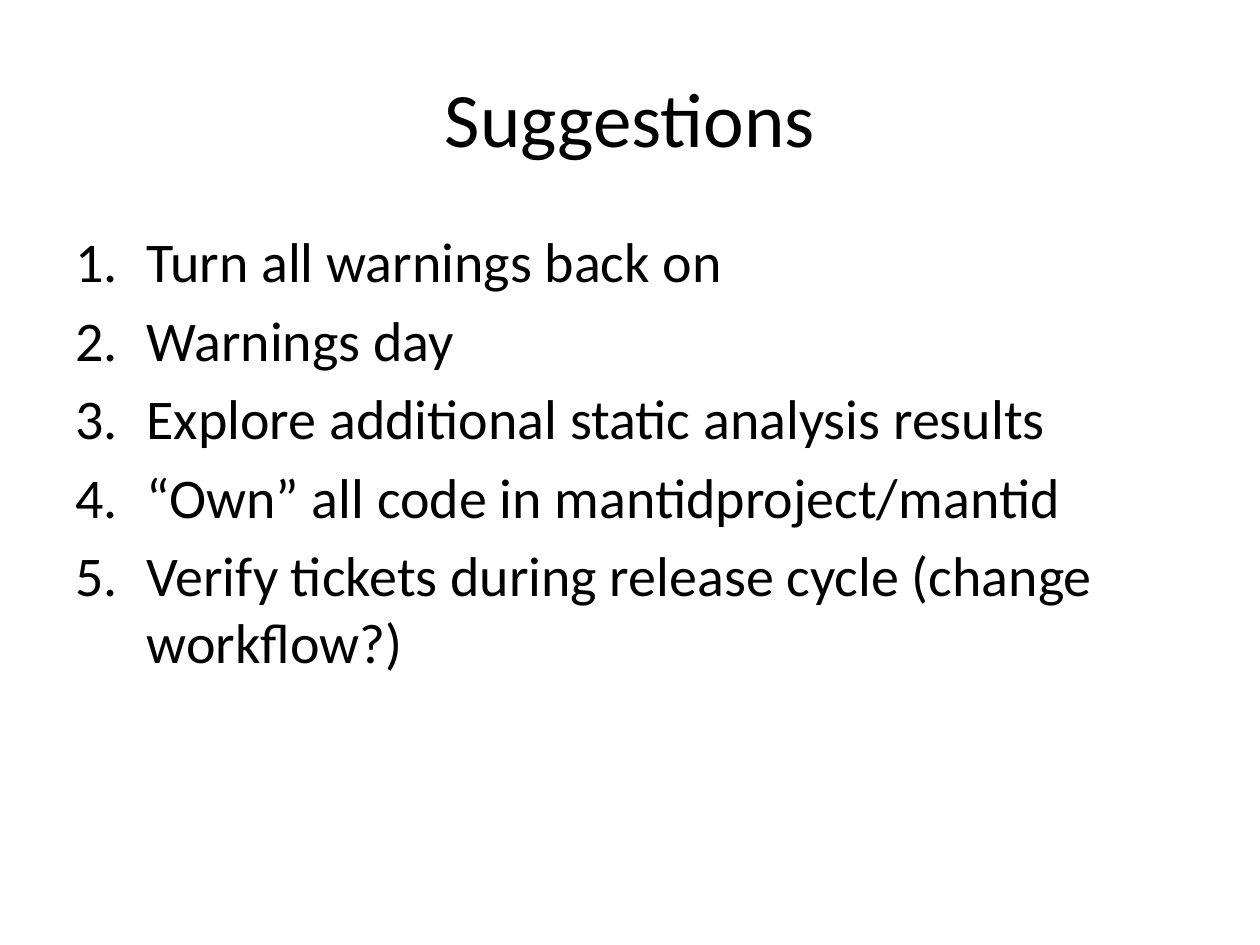
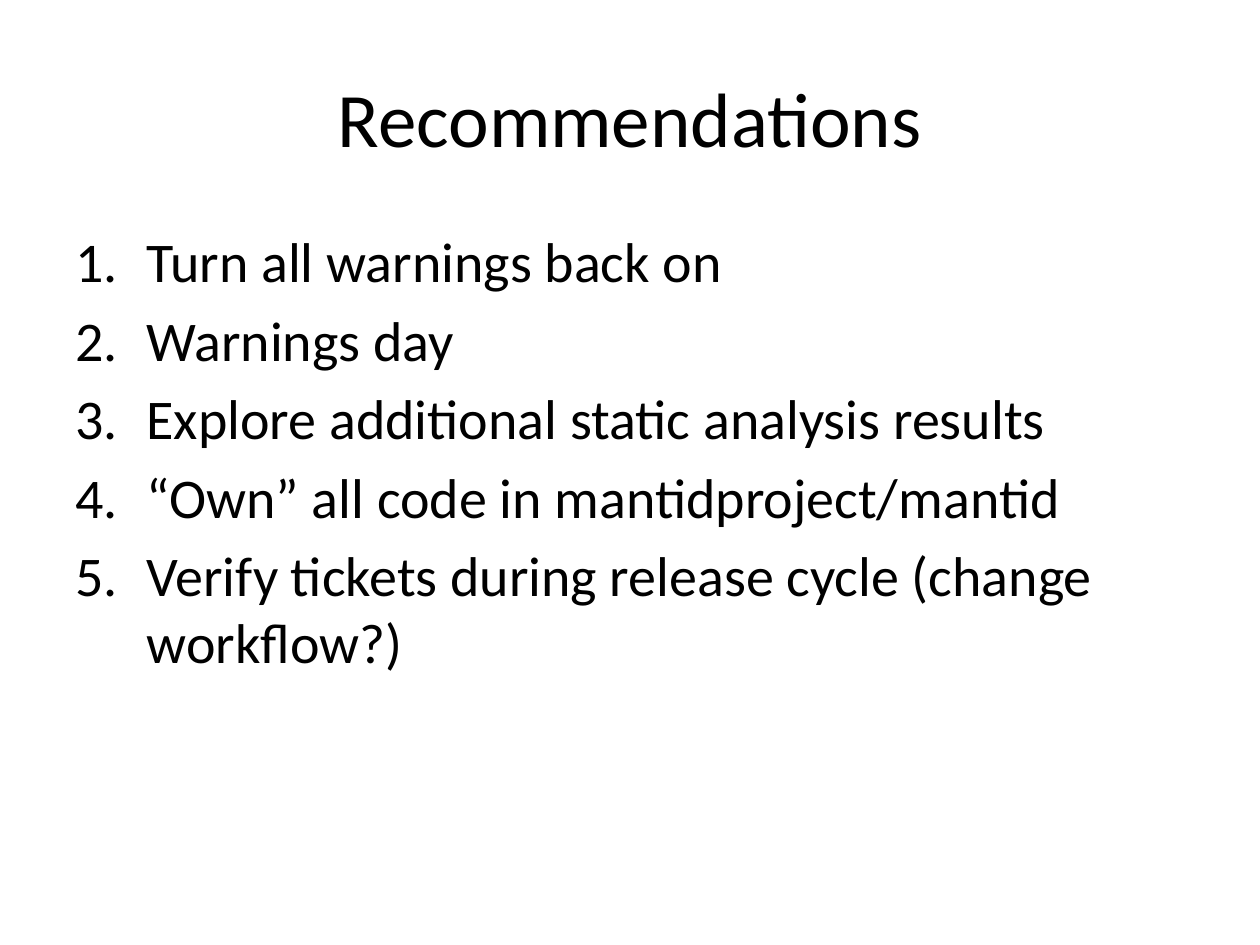
Before and after one commit to mantidproject/documents, a slide deck: slide 15 of Presentations/DevMeeting20120208_stablemaster.pptx. Drawn at 1260x945 pixels with LibreOffice and Linux fonts; fonts in the diff are those of the drawing. Boxes give left, top, right and bottom in pixels: in the first picture for what was removed or moved away, otherwise in the second. Text is boxed around its words. In the diff, an @@ line names an element or a change of style, - is before the commit and + after.

Commit message:
Minor edit

```diff
--- a/Presentations/DevMeeting20120208_stablemaster.pptx
+++ b/Presentations/DevMeeting20120208_stablemaster.pptx
@@ title at (338, 93, 921, 148): text changed @@
-Suggestions
+Recommendations
```
